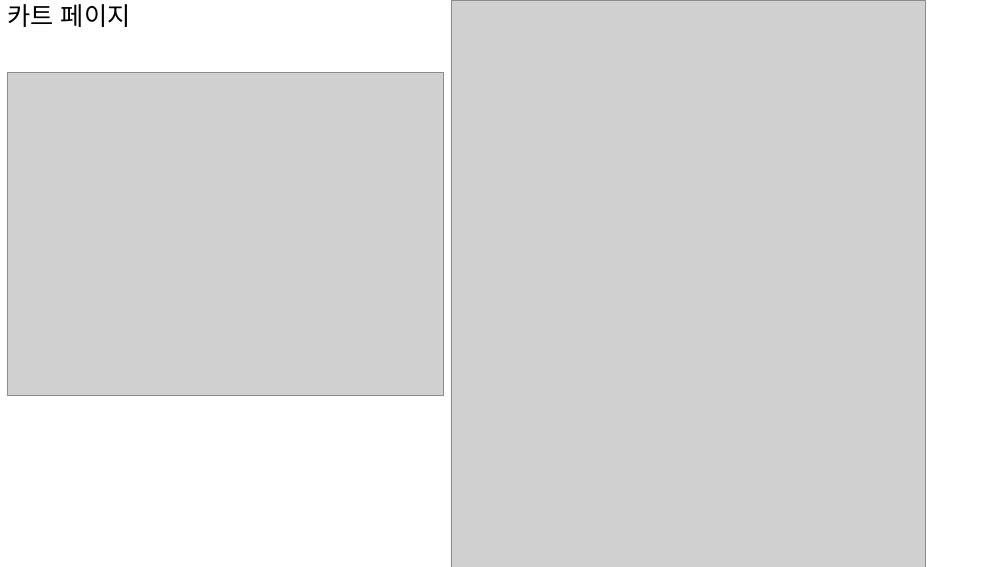
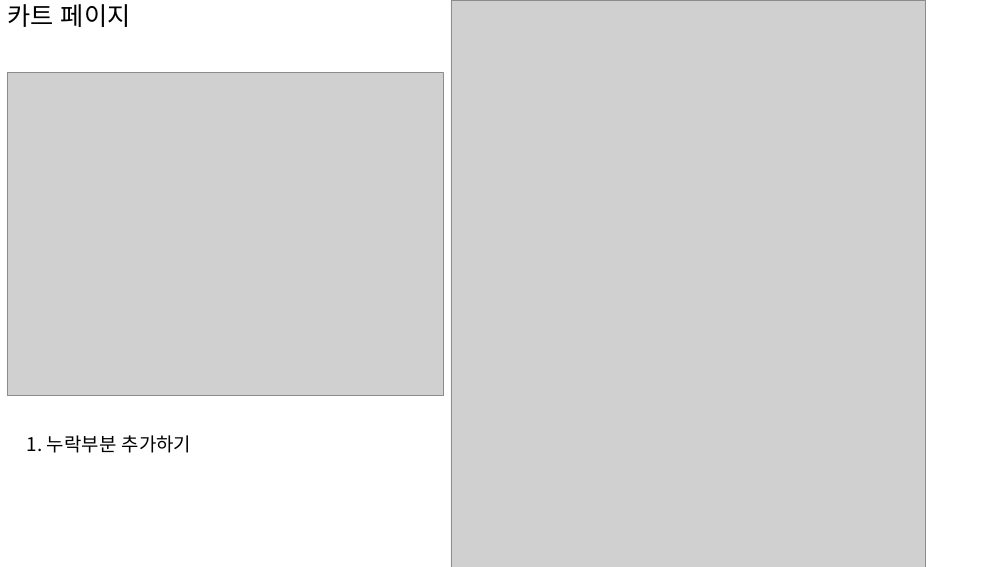
Before and after one commit to sonsungjong/react_shopping_cart, a slide deck: slide 20 of 쇼핑카트 자료.pptx (slide 18 before the commit). Drawn at 1008x567 pixels with LibreOffice and Linux fonts; fonts in the diff are those of the drawing; grey boxes stand for pictures. Boxes give left, top, right and bottom in pixels: in the first picture for what was removed or moved away, otherwise in the second. Text is boxed around its words. In the diff, an @@ line names an element or a change of style, - is before the commit and + after.

```diff
--- a/쇼핑카트 자료.pptx
+++ b/쇼핑카트 자료.pptx
@@ text added at [27,435,192,453], 18 pt, text #000000 @@
+1. 누락부분 추가하기
```
Also in this commit, not shown: 7 other slides changed, 3 slides added, 1 slide removed.
